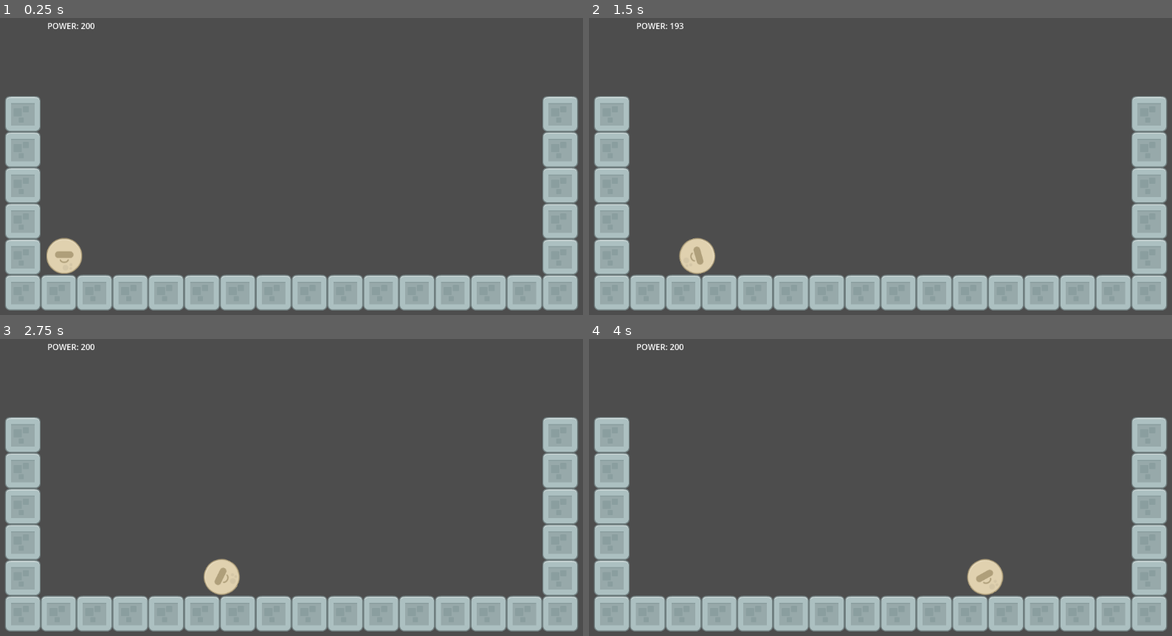
Above: before the commit, frames 1-4 (two rows, left to right).
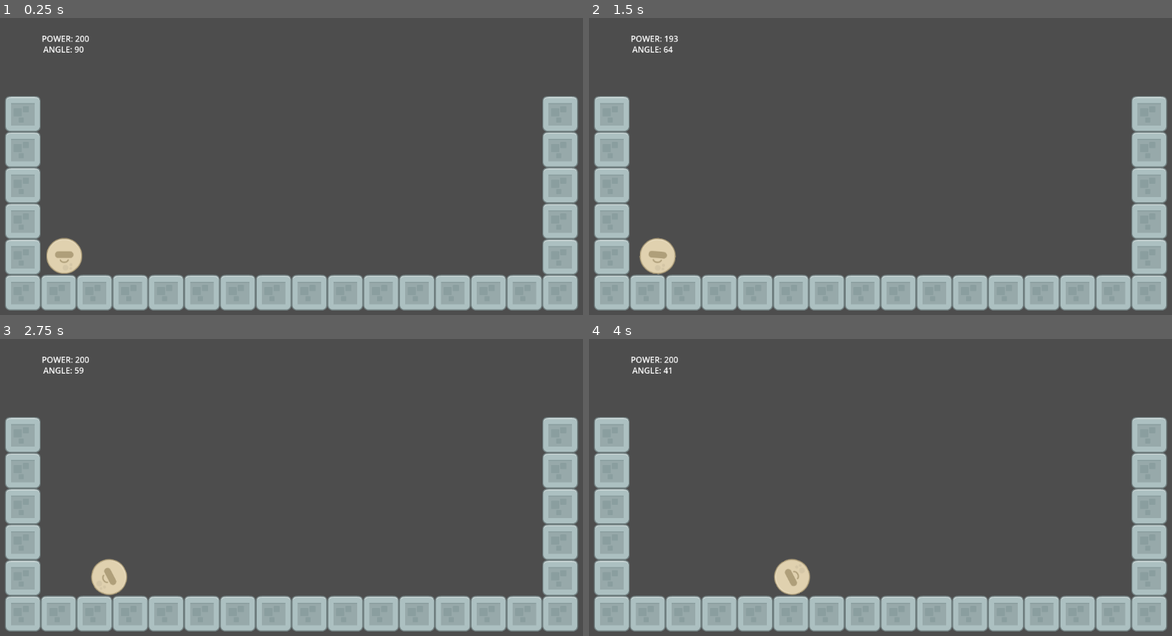
Above: after the commit, the same moments.

Repository: bsu-cs315/E1-evan.kiser
Game: Godot game, scene res://src/World.tscn
Same seed, same stepped clock (60 frames per second), same inputs: the game is played once before the commit and once after it. Before the commit the project has no main scene; this scene is started directly in both runs.
Inputs:
- Up to frame 1 (0.25 s): no input
- Up to frame 2 (1.5 s): tap Enter at 0.5 s; hold Up (angle_up, bound only after the commit) 0.53-1.28 s; tap Space (launch) at 0.6 s; hold Down (angle_down, bound only after the commit) from 1.28 s (still down); tap Left (decrease_power) at 1.35 s
- Up to frame 3 (2.75 s): tap Space (launch) at 1.55, 2.3 s; release Down (angle_down, bound only after the commit) at 2.03 s; hold Up (angle_up, bound only after the commit) from 2.03 s (still down); tap Right (increase_power) at 2.1 s
- Up to frame 4 (4 s): tap Space (launch) at 2.85, 3.6 s; release Up (angle_up, bound only after the commit) at 3.53 s; hold Down (angle_down, bound only after the commit) from 3.53 s (still down)

The runs differ from the first frame. In frame 1, 0.3% of the frame differs, in the area x 7-17%, y 1-12%; in frame 2, 1.5%; in frame 3, 1.5%, in the area x 7-42%, y 1-87%; in frame 4, 1.5%.

Commit message:
Added functions for the user to change the angle, along with a angle label in the world scence

Diff:
--- a/project.godot
+++ b/project.godot
@@ -11,6 +11,7 @@
 [application]
 
 config/name="Exercise 1.1 - 2D Physics-Based Gameplay"
+run/main_scene="res://src/World.tscn"
 config/features=PackedStringArray("4.3", "Forward Plus")
 config/icon="res://icon.svg"
 
@@ -29,7 +30,19 @@
 }
 decrease_power={
 "deadzone": 0.5,
-"events": [Object(InputEventKey,"resource_local_to_scene":fa …(140 unchanged characters)… d":false,"keycode":0,"physical_keycode":65,"key_label":0,"unicode":97,"location":0,"echo":false,"script":null)
-, Object(InputEventKey,"resource_local_to_scene":false,"reso …(131 unchanged characters)… d":false,"keycode":0,"physical_keycode":4194319,"key_label":0,"unicode":0,"location":0,"echo":false,"script":null)
+"events": [Object(InputEventKey,"resource_local_to_scene":fa …(140 unchanged characters)… d":false,"keycode":0,"physical_keycode":4194319,"key_label":0,"unicode":0,"location":0,"echo":false,"script":null)
+, Object(InputEventKey,"resource_local_to_scene":false,"reso …(131 unchanged characters)… d":false,"keycode":0,"physical_keycode":65,"key_label":0,"unicode":97,"location":0,"echo":false,"script":null)
 ]
 }
+angle_up={
+"deadzone": 0.5,
+"events": [Object(InputEventKey,"resource_local_to_scene":false,"resource_name":"","device":-1,"window_id":0,"alt_pressed":false,"shift_pressed":false,"ctrl_pressed":false,"meta_pressed":false,"pressed":false,"keycode":0,"physical_keycode":4194320,"key_label":0,"unicode":0,"location":0,"echo":false,"script":null)
+, Object(InputEventKey,"resource_local_to_scene":false,"resource_name":"","device":-1,"window_id":0,"alt_pressed":false,"shift_pressed":false,"ctrl_pressed":false,"meta_pressed":false,"pressed":false,"keycode":0,"physical_keycode":87,"key_label":0,"unicode":119,"location":0,"echo":false,"script":null)
+]
+}
+angle_down={
+"deadzone": 0.5,
+"events": [Object(InputEventKey,"resource_local_to_scene":false,"resource_name":"","device":-1,"window_id":0,"alt_pressed":false,"shift_pressed":false,"ctrl_pressed":false,"meta_pressed":false,"pressed":false,"keycode":0,"physical_keycode":4194322,"key_label":0,"unicode":0,"location":0,"echo":false,"script":null)
+, Object(InputEventKey,"resource_local_to_scene":false,"resource_name":"","device":-1,"window_id":0,"alt_pressed":false,"shift_pressed":false,"ctrl_pressed":false,"meta_pressed":false,"pressed":false,"keycode":0,"physical_keycode":83,"key_label":0,"unicode":115,"location":0,"echo":false,"script":null)
+]
+}
--- a/src/World.tscn
+++ b/src/World.tscn
@@ -44,8 +44,15 @@
 layer_0/tile_data = PackedInt32Array(393214, 3, 0, 393215, 3, 0, 327680, 3, 0, 327681, 3, 0, 327682, 3, 0, 327683, 3, 0 …(275 unchanged characters)…
 
 [node name="PowerLabel" type="Label" parent="."]
-offset_left = -57.0
-offset_top = -149.0
-offset_right = 74.0
-offset_bottom = -102.0
+offset_left = -68.0
+offset_top = -124.0
+offset_right = 63.0
+offset_bottom = -77.0
 text = "POWER"
+
+[node name="AngleLabel" type="Label" parent="."]
+offset_left = -65.0
+offset_top = -103.0
+offset_right = 38.0
+offset_bottom = -80.0
+text = "ANGLE"
--- a/src/ball.gd
+++ b/src/ball.gd
@@ -2,6 +2,10 @@
 
 @export var power = 200
 @export var power_change_rate = 100
+
+@export var angle = (-TAU/4)
+@export var angle_change_rate = (TAU/8)
+
 
 # Called every frame. 'delta' is the elapsed time since the previous frame.
 func _process(delta: float) -> void:
@@ -9,6 +13,10 @@
 	power += power_axis * power_change_rate * delta
 	power = clampf(power, 0, 1000)
 
+	var angle_axis = Input.get_axis("angle_down", "angle_up")
+	angle += angle_axis * angle_change_rate * delta
+	angle = clampf(angle, deg_to_rad(-180), deg_to_rad(0))
+
 	if Input.is_action_just_pressed("launch"):
-		var impulse = Vector2(1,0) * power
-		apply_impulse(impulse.rotated(-TAU/8))
+		var impulse = Vector2(1, 0) * power
+		apply_impulse(impulse.rotated(angle))
--- a/src/world.gd
+++ b/src/world.gd
@@ -8,4 +8,5 @@
 
 # Called every frame. 'delta' is the elapsed time since the previous frame.
 func _process(delta: float) -> void:
-	$PowerLabel.text = ("POWER: %d" % $Ball.power)
+	$PowerLabel.text = ("POWER: %.d" % $Ball.power)
+	$AngleLabel.text = ("ANGLE: %.d" % rad_to_deg(-1*$Ball.angle))
